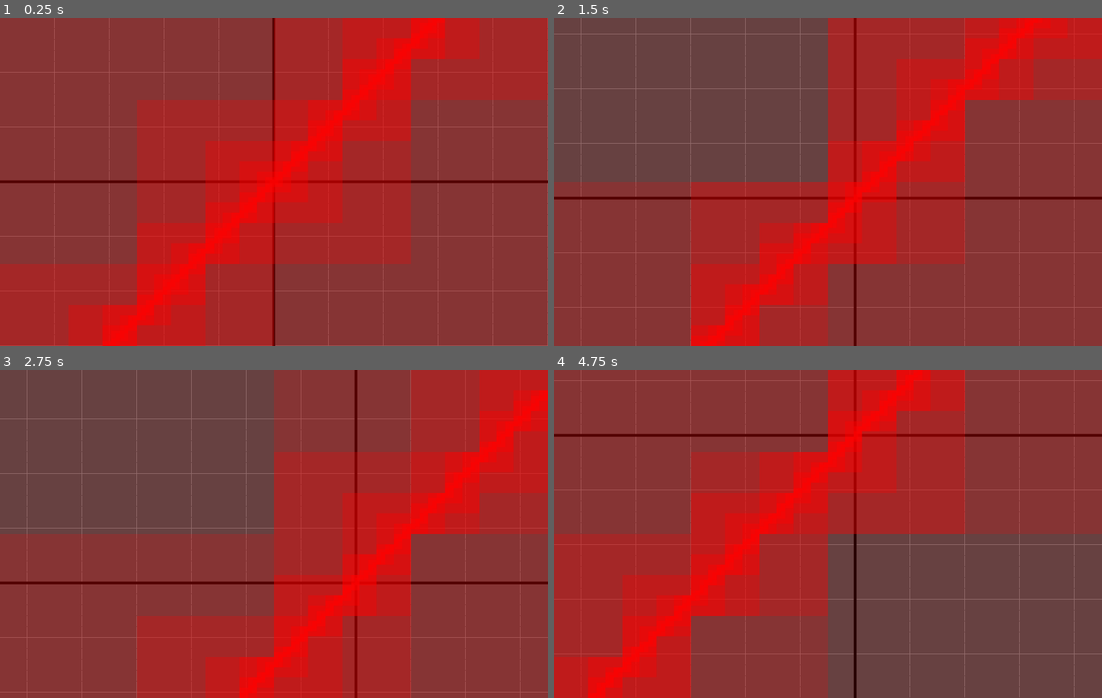
Above: before the commit, frames 1-4 (two rows, left to right).
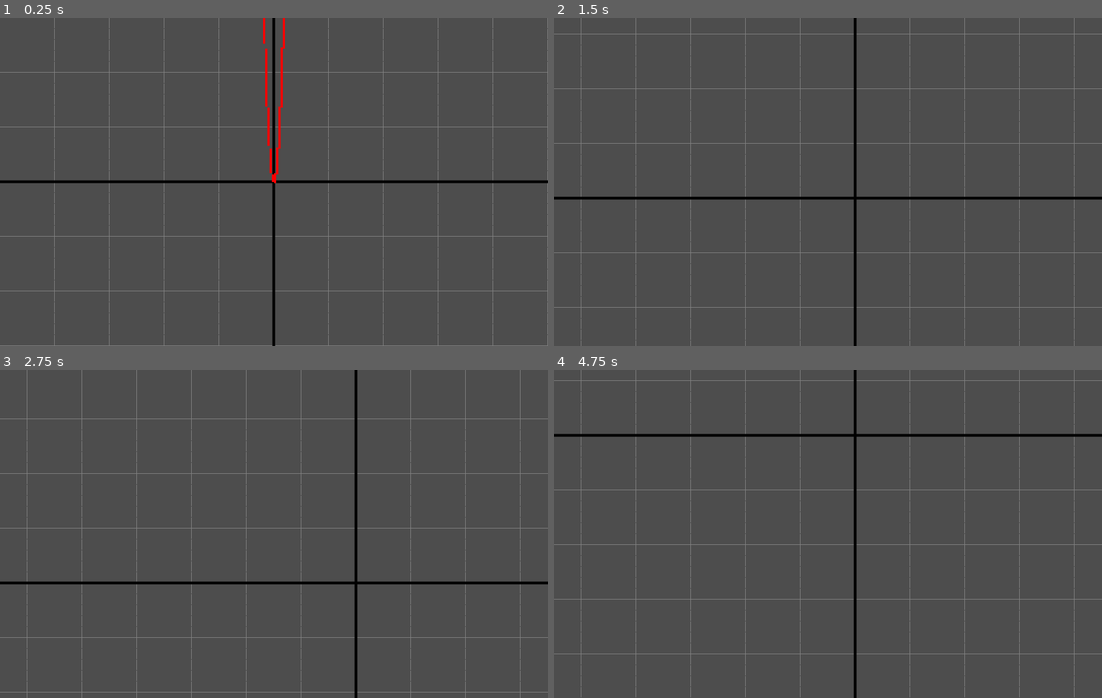
Above: after the commit, the same moments.

Repository: Drillix08/Opticos
Game: Godot game, scene res://graph_environment.tscn
Same seed, same stepped clock (60 frames per second), same inputs: the game is played once before the commit and once after it. The project has no main scene, so this scene is started directly.
Inputs (mouse positions are in pixels of both pictures, inside the frame that each line leads up to):
- Up to frame 1 (0.25 s): no input
- Up to frame 2 (1.5 s): tap Enter at 0.5 s; move the mouse to (948, 165) at 0.52 s; click (948, 165) at 0.67 s; tap Space at 1.25 s; drag from (718, 198) to (800, 247) at 1.27 s
- Up to frame 3 (2.75 s): tap Enter at 2 s; move the mouse to (328, 461) at 2.02 s; click (328, 461) at 2.17 s
- Up to frame 4 (4.75 s): tap Space at 2.75, 4.25 s; drag from (800, 599) to (663, 484) at 2.77 s; tap Enter at 3.5 s; move the mouse to (992, 583) at 3.52 s; click (992, 583) at 3.67 s; drag from (663, 484) to (745, 452) at 4.27 s

The runs differ from the first frame. In frame 1, 100% of the frame differs, in the area x 0-100%, y 0-100%; in frame 2, 99%; in frame 3, 99%; in frame 4, 99%.

Commit message:
small change

Diff:
--- a/source/graph-environment/grid.gd
+++ b/source/graph-environment/grid.gd
@@ -59,8 +59,8 @@
 
 	var full_screen_rect: Rect2 = Rect2(Vector2(0,0), Vector2(windowSize.x, windowSize.y))
 	#var full_screen_rect: Rect2 = Rect2(Vector2(495,295) + origin, Vector2(10,10))
-	draw_rect(full_screen_rect, Color(255,0,0,.15))
-	LineRectMethod(full_screen_rect, 10, Color(255,0,0, .15))
+	draw_rect(full_screen_rect, Color(255,0,0,0))
+	LineRectMethod(full_screen_rect, 8, Color(255,0,0, 0))
 
 func _process(_delta: float):
 	queue_redraw()
@@ -77,15 +77,16 @@
 		origin += delta
 		lastMousePos = event.position
 		queue_redraw()
-	print(origin)
 
 func LineRectMethod(rect: Rect2, maxSize: int, color: Color):
-	if(rect.size.x <= maxSize): return
-	var newColor = Color(color.r, color.g, color.b, color.a+.05)
+	if(maxSize == 0): return
+	var newColor = Color(color.r, color.g, color.b, color.a)
+	if(maxSize == 1): newColor.a += 1
 	var topLeft = Rect2(Vector2(rect.position.x, rect.position.y), rect.size/2)
 	var topRight = Rect2(Vector2(rect.position.x+rect.size.x/2, rect.position.y), rect.size/2)
 	var bottomLeft = Rect2(Vector2(rect.position.x, rect.position.y+rect.size.y/2), rect.size/2)
 	var bottomRight = Rect2(Vector2(rect.position.x+rect.size.x/2, rect.position.y+rect.size.y/2), rect.size/2)
+	maxSize -= 1
 	if(solutionIn(topLeft)):
 		draw_rect(topLeft, newColor)
 		LineRectMethod(topLeft, maxSize, newColor)
@@ -104,9 +105,9 @@
 	#var topRightCoord = Vector2(rect.position.x - 500, -(rect.position.y+rect.size.y-300)) - origin
 	#var bottomLeftCoord = Vector2(rect.position.x+rect.size.x - 500, -(rect.position.y-300)) - origin
 	var bottomRightCoord = Vector2(rect.position.x-origin.x+rect.size.x - 500, -(rect.position.y-origin.y+rect.size.y-300))
-	if(topLeftCoord.x < topLeftCoord.y && bottomRightCoord.x < bottomRightCoord.y):
+	if(topLeftCoord.x*topLeftCoord.x < topLeftCoord.y && bottomRightCoord.x*bottomRightCoord.x < bottomRightCoord.y):
 		return 0
-	elif(topLeftCoord.x > topLeftCoord.y && bottomRightCoord.x > bottomRightCoord.y):
+	elif(topLeftCoord.x*topLeftCoord.x > topLeftCoord.y && bottomRightCoord.x*bottomRightCoord.x > bottomRightCoord.y):
 		return 0
 	else:
 		return 1
Not shown, added: source/graph-environment/GodotCoords.jpg.import
